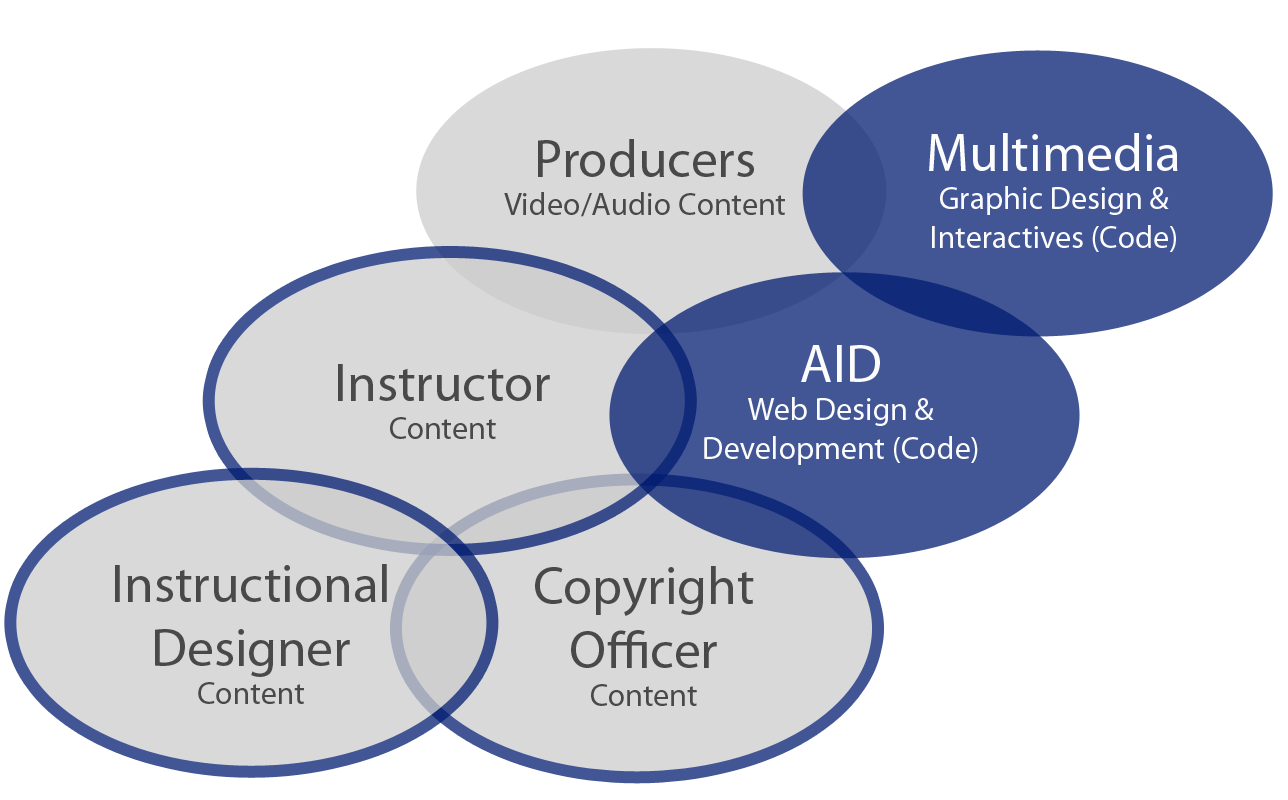
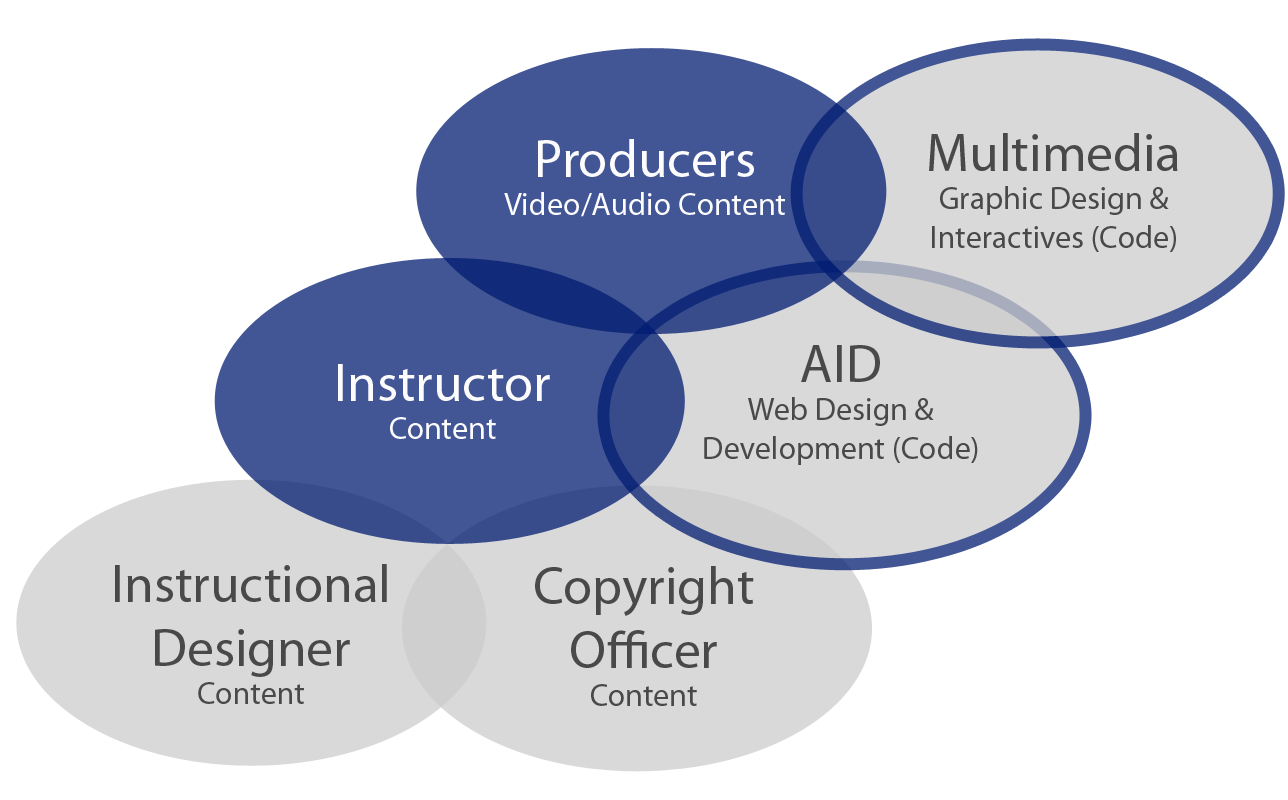
Layer changes from the first (1288, 800) image to the second:
showed "Producers" over [504, 139, 785, 217]
hid "MM" over [929, 133, 1178, 252]
showed "CA" (1st of 2, in "Active") over [338, 364, 550, 439]
hid "AID" (1st of 2, in "Active") over [704, 345, 978, 465]
showed "Video" over [416, 48, 887, 334]
hid "Multimedia" over [802, 50, 1273, 337]
hid "AID" (2nd of 2, in "Active") over [609, 272, 1080, 559]
showed "CA" (2nd of 2, in "Active") over [214, 258, 685, 544]
hid "Producers copy" over [504, 139, 785, 217]
showed "MM copy" over [929, 133, 1178, 252]
hid "CA copy 2" over [338, 364, 550, 439]
showed "AID copy 2" over [704, 345, 978, 465]
showed "Multimedia copy" over [802, 50, 1273, 337]
showed "AID copy" over [609, 272, 1080, 559]
hid "CA copy" over [214, 258, 685, 544]
hid "Video copy" over [416, 48, 887, 334]
